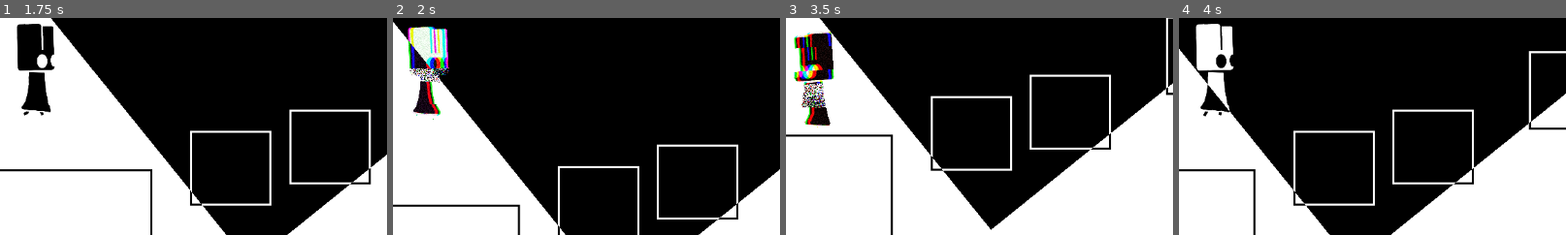
Above: before the commit, frames 1-4 (left to right).
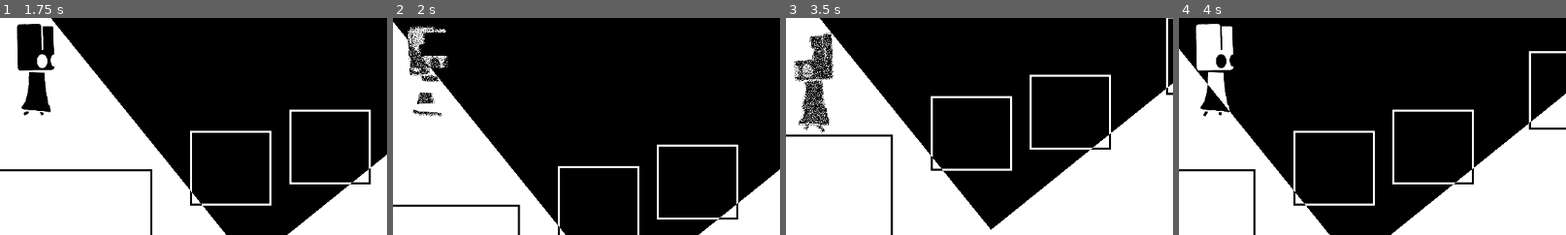
Above: after the commit, the same moments.

Repository: a-fun-gi/contrast
Game: Godot game, scene res://scenes/game_manager.tscn
Same seed, same stepped clock (60 frames per second), same inputs: the game is played once before the commit and once after it.
Inputs:
- Up to frame 1 (1.75 s): click "Play" at 0.5 s; tap Enter (ui_accept) at 1.25 s; hold D (player_right) from 1.28 s (still down); tap W (player_jump) at 1.52 s
- Up to frame 2 (2 s): keep holding D (player_right)
- Up to frame 3 (3.5 s): tap W (player_jump) at 2.27 s; release D (player_right) at 2.78 s; hold A (player_left) from 2.78 s (still down)
- Up to frame 4 (4 s): release A (player_left) at 3.53 s; hold D (player_right) from 3.53 s (still down); tap W (player_jump) at 3.77 s
The pictures show only the part of the screen within x 46-96%, y 23-73%; the shares and areas given below are measured in that part.

Frame 1 is identical in both runs. In frame 2, 2.9% of the frame differs, in the area x 3-15%, y 3-47%; in frame 3, 3.0%, in the area x 2-13%, y 6-54%; in frame 4, nothing differs.

Commit message:
update glitch to be monochrome

Diff:
--- a/godot/shaders/character-glitch.tres
+++ b/godot/shaders/character-glitch.tres
@@ -5,13 +5,13 @@
 [resource]
 shader = ExtResource("1_8osqr")
 shader_parameter/glitch_chance = 1.0
-shader_parameter/glitch_speed = 5.0
-shader_parameter/slice_density = 10.0
-shader_parameter/slice_strength = 0.1
-shader_parameter/shake_strength = 0.01
-shader_parameter/chroma_offset = 0.016
-shader_parameter/noise_strength = 0.2
-shader_parameter/color_flash_strength = 0.2
+shader_parameter/glitch_speed = 9.0
+shader_parameter/slice_density = 20.0
+shader_parameter/slice_strength = 0.3
+shader_parameter/shake_strength = 0.0
+shader_parameter/chroma_offset = 0.0
+shader_parameter/noise_strength = 2.0
+shader_parameter/color_flash_strength = 0.0
 shader_parameter/scanline_strength = 0.18
-shader_parameter/local_warp_strength = 0.14
+shader_parameter/local_warp_strength = 0.0
 shader_parameter/flip_chance = 0.0
